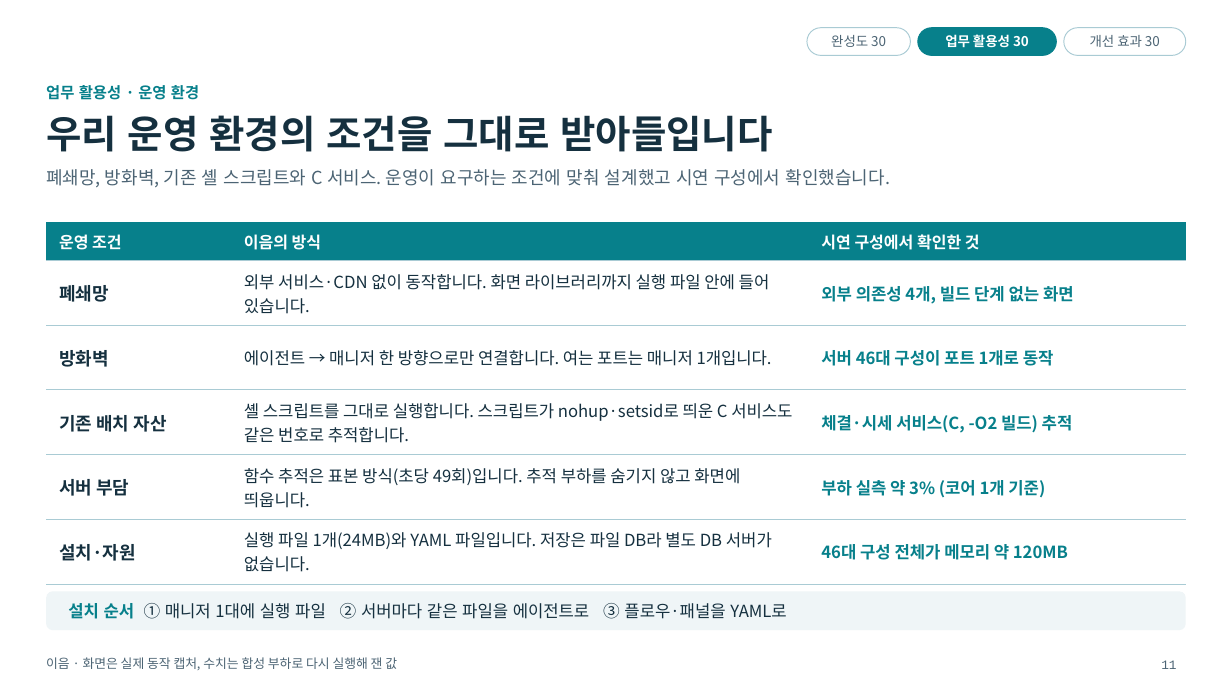
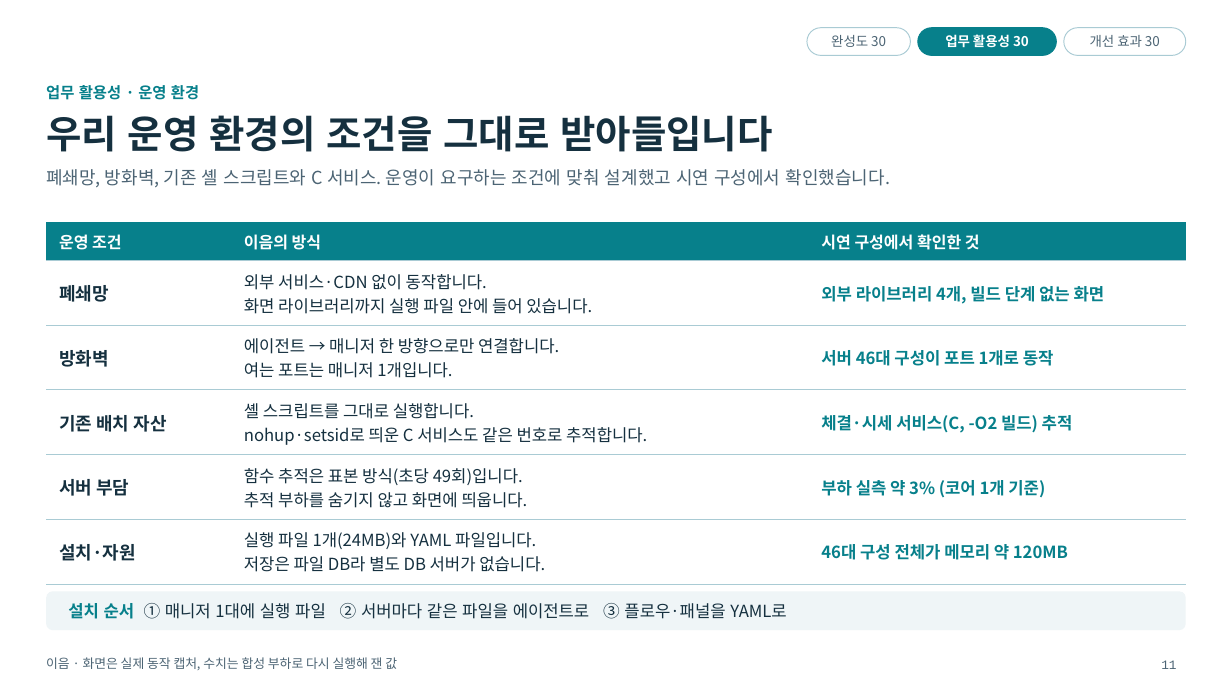
Before and after one commit to bulletgirls/contune, a slide deck: slide 11 of docs/submission/eum-presentation.pptx. Drawn at 1232x693 pixels with LibreOffice and Linux fonts; fonts in the diff are those of the drawing; background and template pictures are left out. Boxes give left, top, right and bottom in pixels: in the first picture for what was removed or moved away, otherwise in the second. Text is boxed around its words. In the diff, an @@ line names an element or a change of style, - is before the commit and + after.

```diff
--- a/docs/submission/eum-presentation.pptx
+++ b/docs/submission/eum-presentation.pptx
@@ table at <box>46,222,1186,576</box> @@
-row 2, column 2: 외부 서비스·CDN 없이 동작합니다. 화면 라이브러리까지 실행 파일 안에 들어 있습니다.
+row 2, column 2: 외부 서비스·CDN 없이 동작합니다. / 화면 라이브러리까지 실행 파일 안에 들어 있습니다.
-row 2, column 3: 외부 의존성 4개, 빌드 단계 없는 화면
+row 2, column 3: 외부 라이브러리 4개, 빌드 단계 없는 화면
-row 3, column 2: 에이전트 → 매니저 한 방향으로만 연결합니다. 여는 포트는 매니저 1개입니다.
+row 3, column 2: 에이전트 → 매니저 한 방향으로만 연결합니다. / 여는 포트는 매니저 1개입니다.
-row 4, column 2: 셸 스크립트를 그대로 실행합니다. 스크립트가 nohup·setsid로 띄운 C 서비스도 같은 번호로 추적합니다.
+row 4, column 2: 셸 스크립트를 그대로 실행합니다. / nohup·setsid로 띄운 C 서비스도 같은 번호로 추적합니다.
-row 5, column 2: 함수 추적은 표본 방식(초당 49회)입니다. 추적 부하를 숨기지 않고 화면에 띄웁니다.
+row 5, column 2: 함수 추적은 표본 방식(초당 49회)입니다. / 추적 부하를 숨기지 않고 화면에 띄웁니다.
-row 6, column 2: 실행 파일 1개(24MB)와 YAML 파일입니다. 저장은 파일 DB라 별도 DB 서버가 없습니다.
+row 6, column 2: 실행 파일 1개(24MB)와 YAML 파일입니다. / 저장은 파일 DB라 별도 DB 서버가 없습니다.
```
Also in this commit, not shown: 13 other slides changed, 8 other files.
